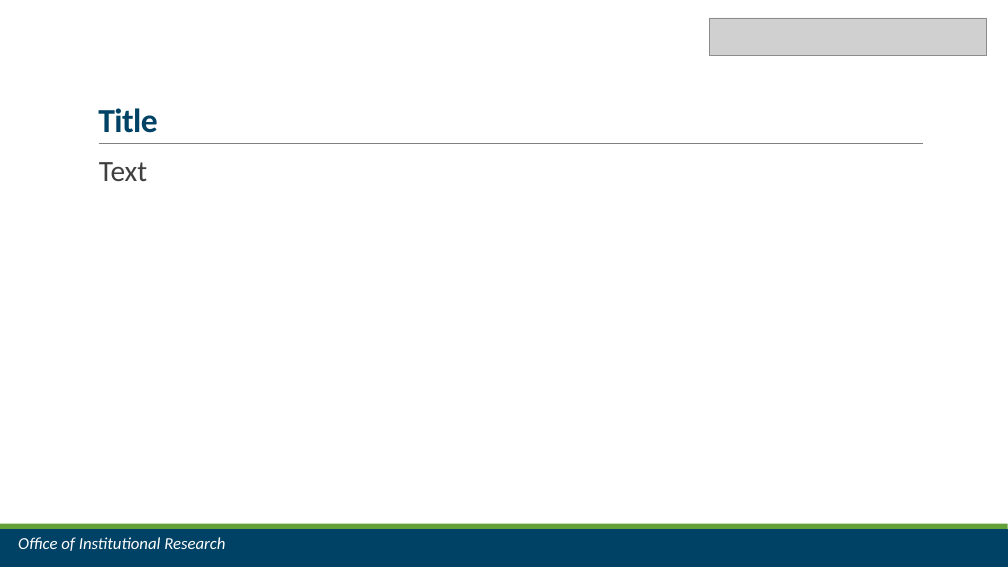
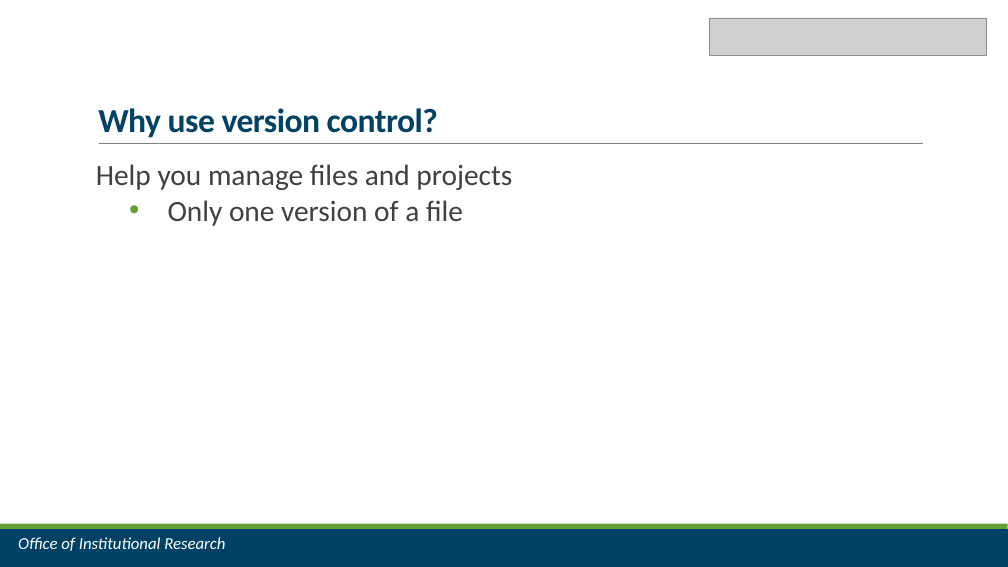
Before and after one commit to jrf1111/Do-You-Git-It-Now, a slide deck: slide 4 of Do You Git It Now.pptx (slide 11 before the commit). Drawn at 1008x567 pixels with LibreOffice and Linux fonts; fonts in the diff are those of the drawing; grey boxes stand for pictures. Boxes give left, top, right and bottom in pixels: in the first picture for what was removed or moved away, otherwise in the second. Text is boxed around its words. In the diff, an @@ line names an element or a change of style, - is before the commit and + after.

```diff
--- a/Do You Git It Now.pptx
+++ b/Do You Git It Now.pptx
@@ title at box(98, 108, 438, 138): text changed @@
-Title
+Why use version control?
@@ text at box(96, 164, 512, 226): text changed @@
-  Text
+Help you manage files and projects
+• Only one version of a file
```
Also in this commit, not shown: 9 other slides changed, 3 slides added, 1 slide removed, 18 other files.
